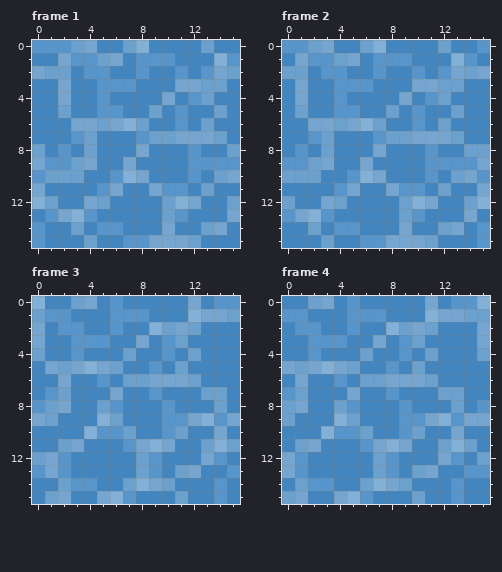
Pixel-art file: Shallow Depths/Assets/AsepriteRelated/WaterTile.aseprite. The first picture shows the starting point.
16x16 pixels, 16 frames. Colours within 5 levels of each other are drawn and written as one. Shown: frame 1, frame 2, frame 3, frame 4. The commit also changed other frames, which this record leaves out.
New version:
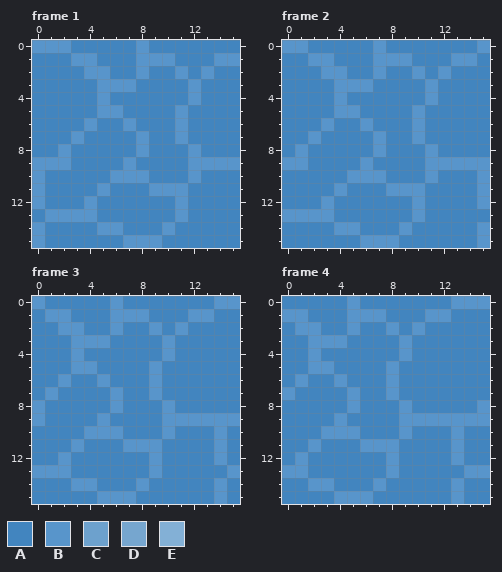
Palette (. is transparent): A #4285bf  B #5895cb  C #6da1cd  D #76a6cf  E #83b0d6
From old to new:
layer "Layer 2" now hidden
Changed rows in their new state; - is an unchanged pixel.
Frame 1:
first column x 0:
 0 ---AA--AB----A--
 1 --A--AA-------B-
 2 AAA-----------AA
 3 --A--------ABAA-
 4 --A-------A--A--
 5 --A------A----A-
 6 ---ABAABA----A--
 7 ----A----AABAAA-
 8 A---A---B------A
 9 B--AA--B--------
10 -AAA---BB-----AA
11 B-----A--B---A--
12 BA--BA----ABA--A
13 --BB------A----A
14 ---A------B--AA-
15 ----A----BAAA---
Frame 2:
first column x 0:
 0 --AA--AB----A---
 1 -A--AA-------B--
 2 AA-----------AAA
 3 -A--------ABAA--
 4 -A-------A--A---
 5 -A------A----A--
 6 --ABAABA----A---
 7 ---A----AABAAA--
 8 ---A---B------AA
 9 --AA--B--------B
10 AAA---BB-----AA-
11 -----A--B---A--B
12 A--BA----ABA--AB
13 -BB------A----A-
14 --A------B--AA--
15 ---A----BAAA----
Frame 3:
first column x 0:
 0 B--AA-------A---
 1 A-----------BBAA
 2 A--------BABA---
 3 A-------A--A----
 4 A------A----A---
 5 -AABBAA----A----
 6 --B----AABAAA---
 7 --A---B------AA-
 8 -AA--A--------A-
 9 BA---BA-----BB-B
10 ----B--A---A--B-
11 --AB----BBA--ABA
12 AA------A----A--
13 -B------A--AA---
14 --A----ABAA-----
15 -AA--BB----A----
Frame 4:
first column x 0:
 0 --AA-------A---B
 1 -----------BBAAA
 2 --------BABA---A
 3 -------A--A----A
 4 ------A----A---A
 5 AABBAA----A-----
 6 -B----AABAAA----
 7 -A---B------AA--
 8 AA--A--------A--
 9 A---BA-----BB-BB
10 ---B--A---A--B--
11 -AB----BBA--ABA-
12 A------A----A--A
13 B------A--AA----
14 -A----ABAA------
15 AA--BB----A-----
Where, in picture pixels (left, top, right, bottom), the same in both pictures:
changed: (32, 40, 240, 248)
changed: (282, 40, 490, 248)
changed: (32, 296, 240, 504)
changed: (282, 296, 490, 504)
